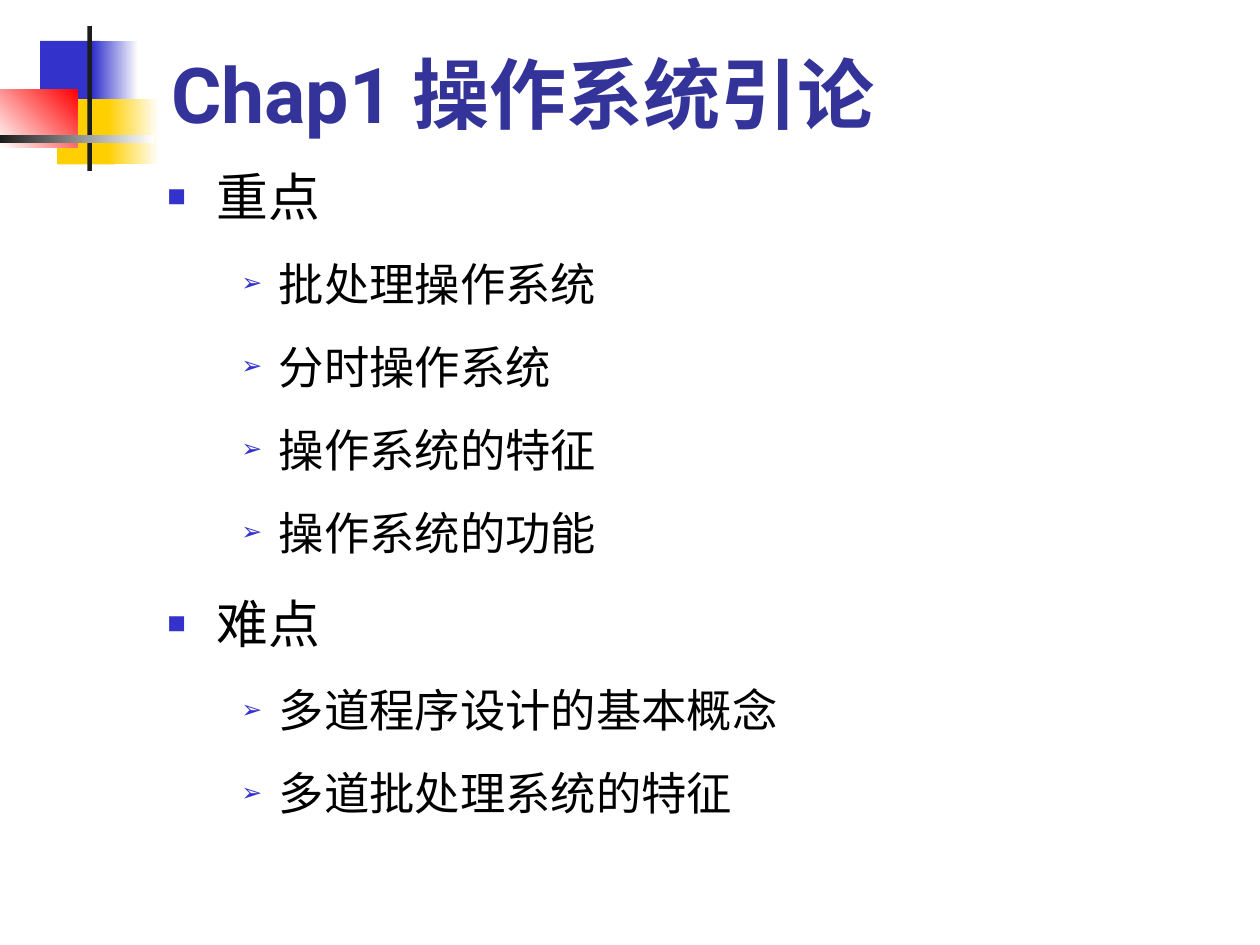
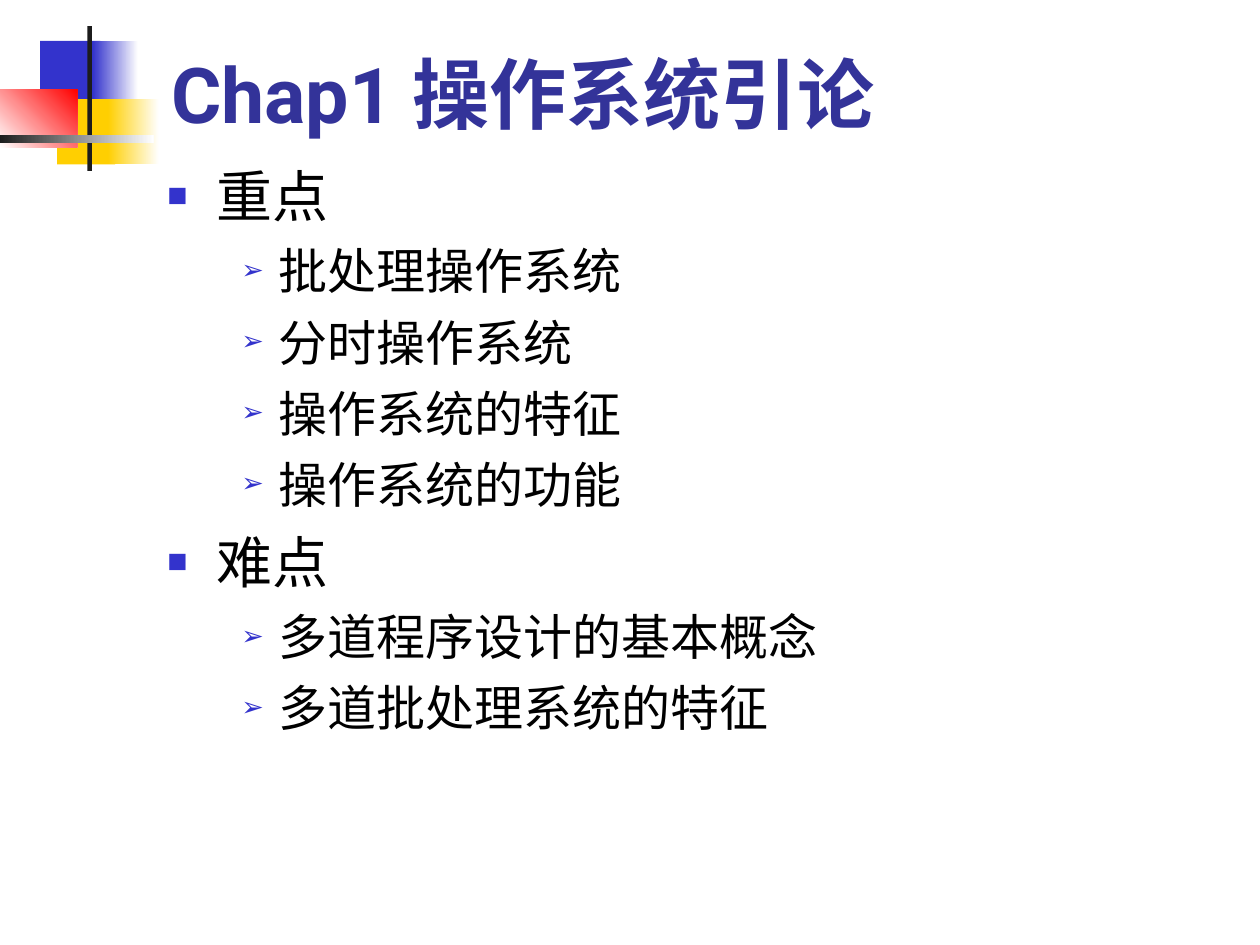
Before and after one commit to edu2act/course-OS, a slide deck: slide 3 of materials/slides/OS_Chap 1.ppt. Drawn at 1260x945 pixels with LibreOffice and Linux fonts; fonts in the diff are those of the drawing. Boxes give left, top, right and bottom in pixels: in the first picture for what was removed or moved away, otherwise in the second. Text is boxed around its words. In the diff, an @@ line names an element or a change of style, - is before the commit and + after.

```diff
--- a/materials/slides/OS_Chap 1.ppt
+++ b/materials/slides/OS_Chap 1.ppt
@@ text "重点" at (217, 170, 817, 730): size 29.6 to 32 pt in "重点", "难点"; size 25.9 to 28 pt; line spacing 1.3 to 1 @@
```
Also in this commit, not shown: 1 other slide changed, 2 other files.
